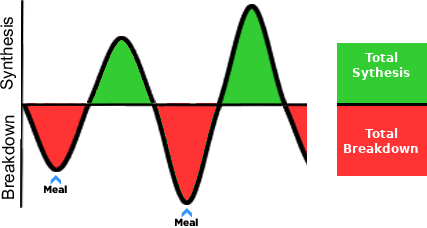
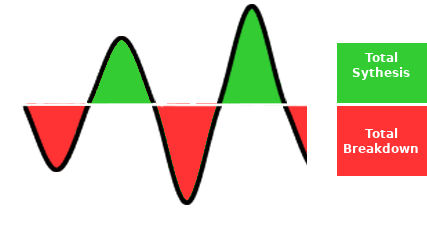
Revision of a layered 427 x 228 image; what changed, layer by layer:
painted on "Protein Balance Bar" over 337, 103, 427, 106
painted on "Axes" over 20, 0, 307, 208
painted on "Meal Arrow 2" over 175, 208, 198, 227
painted on "Meal Arrow 1" over 44, 175, 67, 194
painted on "Breakdown copy" over 1, 115, 15, 199
painted on "Synthesis copy" over 0, 17, 16, 90
